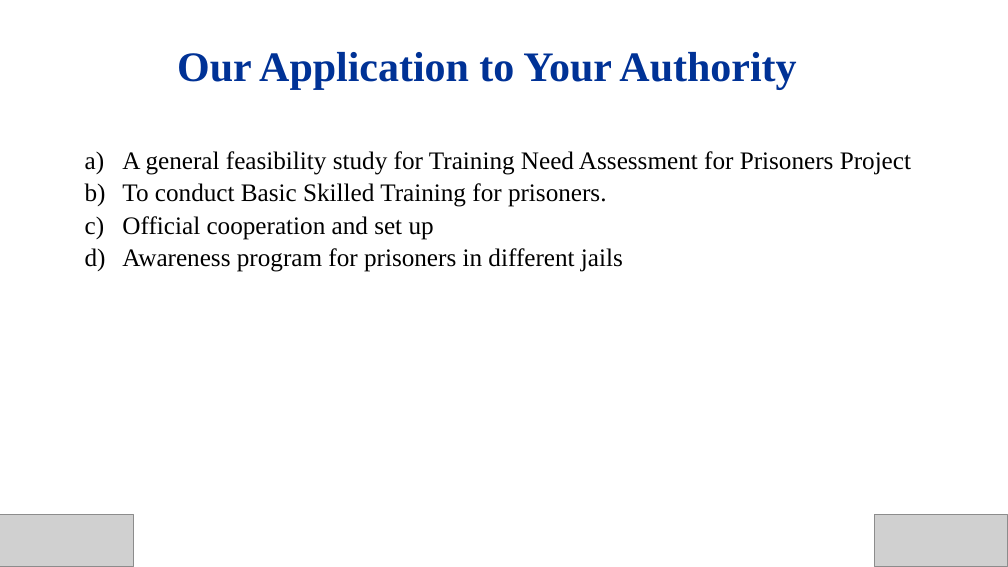
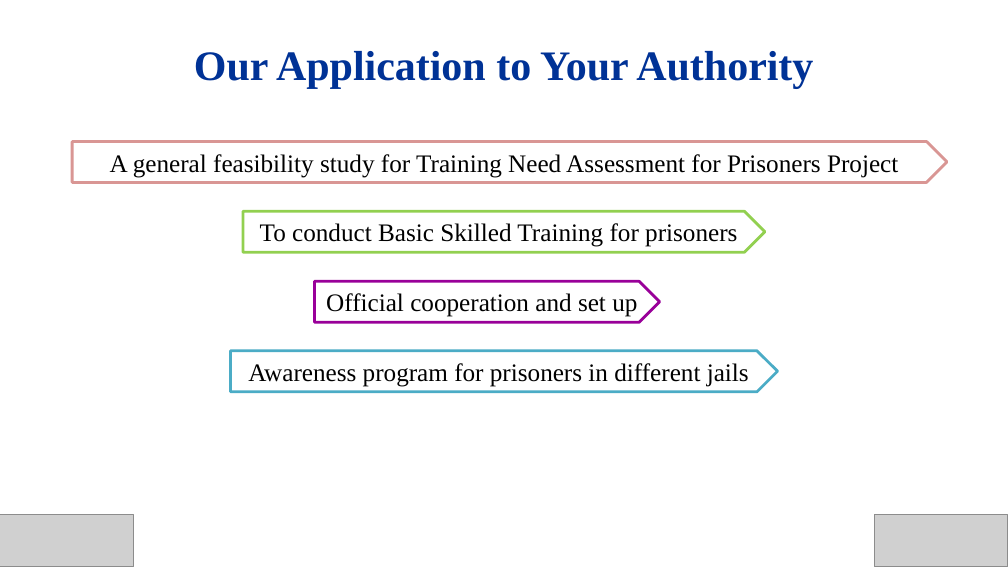
Before and after one commit to Shuvoneel/SRCL, a slide deck: slide 22 of Jail/Jail_Presentation.pptx. Drawn at 1008x567 pixels with LibreOffice and Linux fonts; fonts in the diff are those of the drawing; grey boxes stand for pictures. Boxes give left, top, right and bottom in pixels: in the first picture for what was removed or moved away, otherwise in the second. Text is boxed around its words. In the diff, an @@ line names an element or a change of style, - is before the commit and + after.

```diff
--- a/Jail/Jail_Presentation.pptx
+++ b/Jail/Jail_Presentation.pptx
@@ title "Our Application to Your Authority": place and size @@
-title "Our Application to Your Authority" at [177,52,796,89]
+title "Our Application to Your Authority" at [194,51,813,88]
@@ pentagon arrow added at [73,141,948,182], fill #FFFFFF, outline #D99694 2 pt, 18 pt, text #000000 @@
+A general feasibility study for Training Need Assessment for Prisoners Project
@@ text removed at [122,151,911,272] @@
-a) A general feasibility study for Training Need Assessment for Prisoners Project
-b) To conduct Basic Skilled Training for prisoners.
-c) Official cooperation and set up
-d) Awareness program for prisoners in different jails
@@ pentagon arrow added at [243,212,765,253], fill #FFFFFF, outline #92D050 2 pt, 18 pt, text #000000 @@
+To conduct Basic Skilled Training for prisoners
@@ pentagon arrow added at [314,281,659,323], fill #FFFFFF, outline #990099 2 pt, 18 pt, text #000000 @@
+Official cooperation and set up
@@ pentagon arrow added at [231,351,778,392], fill #FFFFFF, outline #4BACC6 2 pt, 18 pt, text #000000 @@
+Awareness program for prisoners in different jails
```
Also in this commit, not shown: 17 other slides changed, 38 other files.
